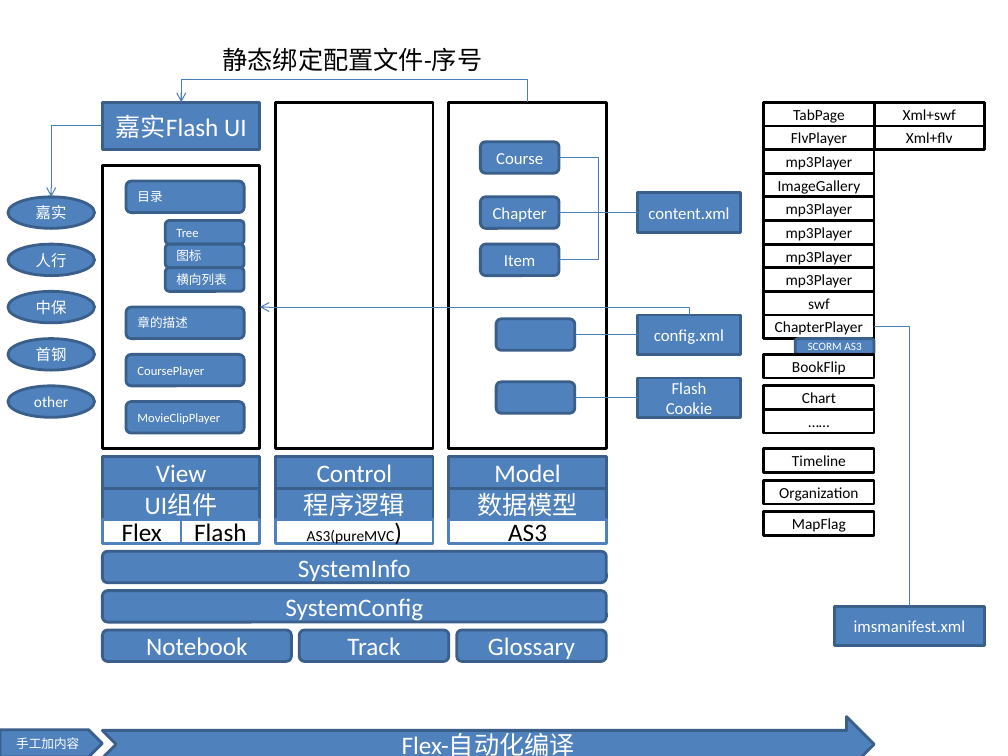
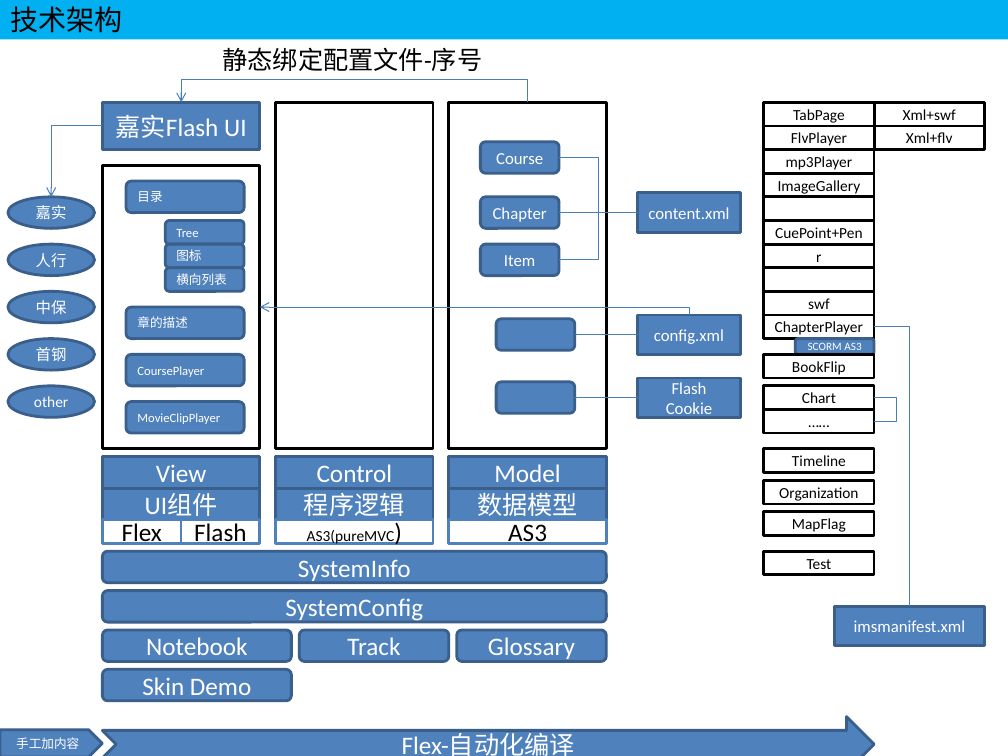
Before and after one commit to myedlt/myflash, a slide deck: slide 1 of docu/CWArch/CoursewarePlayer.pptx. Drawn at 1008x756 pixels with LibreOffice and Linux fonts; fonts in the diff are those of the drawing. Boxes give left, top, right and bottom in pixels: in the first picture for what was removed or moved away, otherwise in the second. Text is boxed around its words. In the diff, an @@ line names an element or a change of style, - is before the commit and + after.

```diff
--- a/docu/CWArch/CoursewarePlayer.pptx
+++ b/docu/CWArch/CoursewarePlayer.pptx
@@ title added at [0, 0, 1008, 39], fill #00B0F0, 20 pt, text #000000 @@
+技术架构
@@ text in rectangle at [786, 203, 853, 217]: text removed @@
-mp3Player
@@ text in rectangle at [775, 227, 863, 238]: text changed @@
-mp3Player
+CuePoint+Pen
@@ text in rectangle at [816, 254, 821, 262]: text changed @@
-mp3Player
+r
@@ text in rectangle at [786, 274, 853, 288]: text removed @@
-mp3Player
@@ elbow line added from (874, 398) to (874, 421), #4B7EBC 0.75 pt @@
@@ rectangle added at [764, 551, 874, 575], fill #FFFFFF, outline #000000 2 pt, 11 pt, text #000000 @@
+Test
@@ rounded rectangle added at [103, 669, 292, 701], fill #4F81BD, outline #3A5F8C 2 pt, 18 pt, text #FFFFFF @@
+Skin Demo
```
Also in this commit, not shown: 4 slides added, 1 slide removed, 6 other files.
